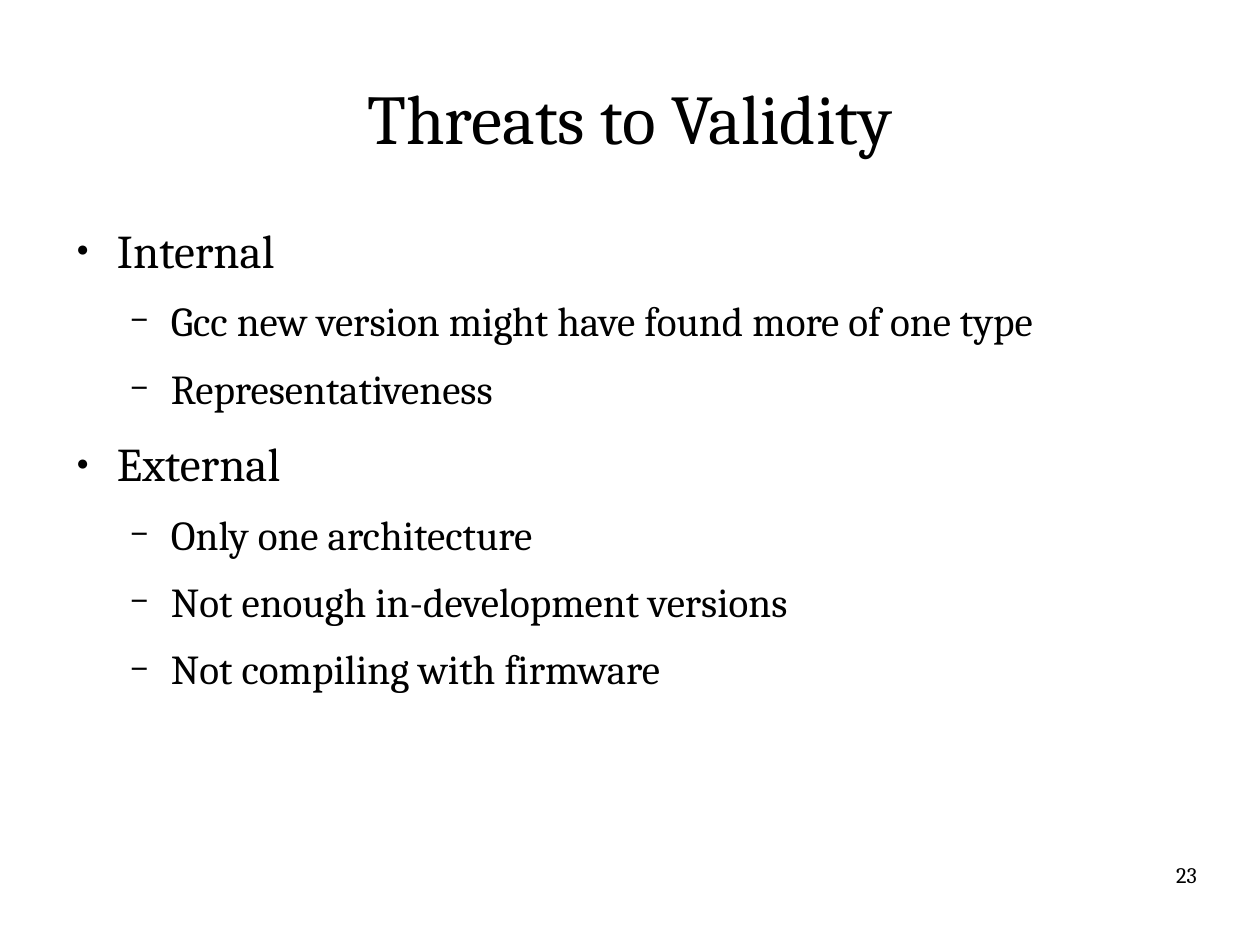
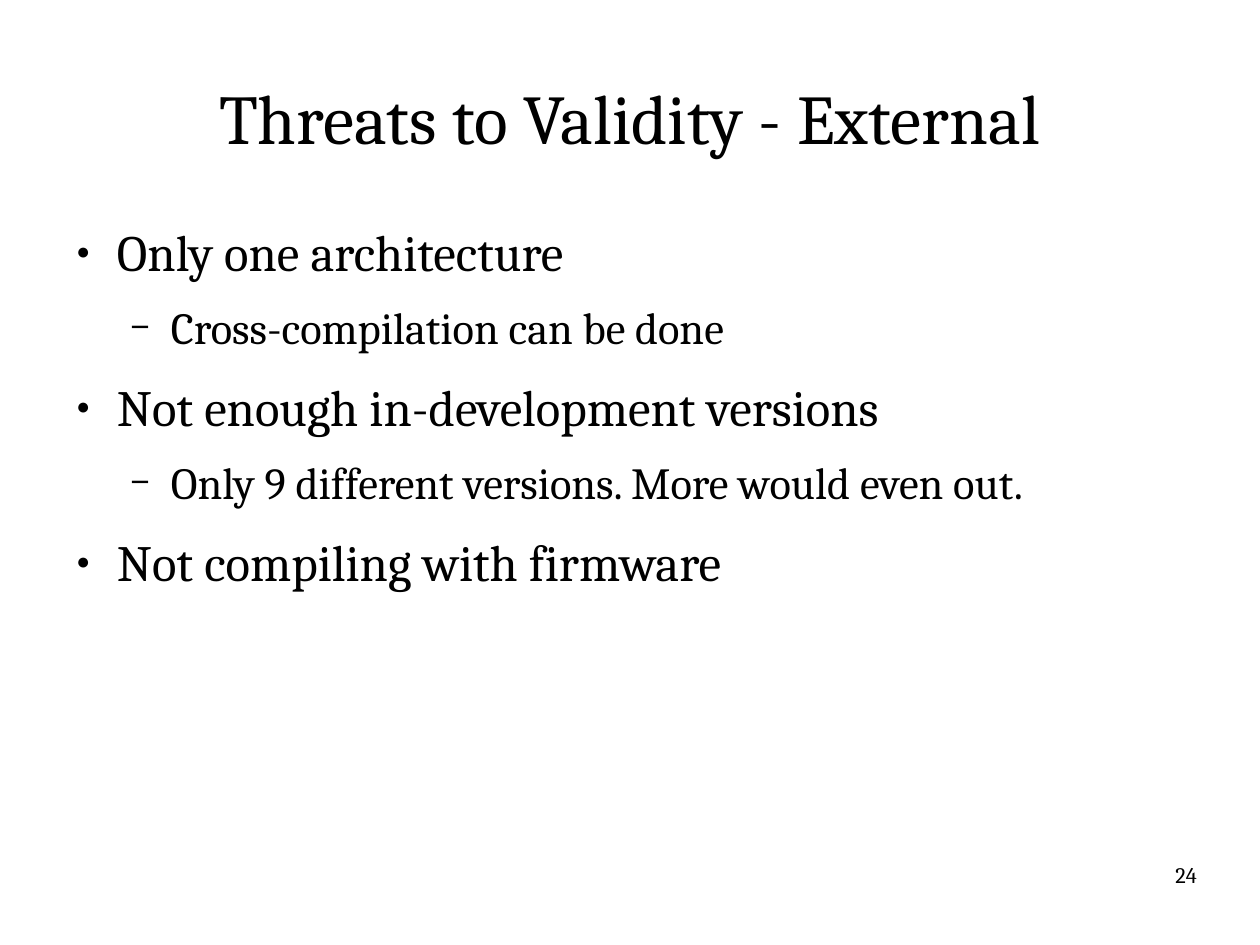
Before and after one commit to itu-square/quantify_linux_errors, a slide deck: slide 24 of notes/pres/pres.odp (slide 23 before the commit). Drawn at 1260x945 pixels with LibreOffice and Linux fonts; fonts in the diff are those of the drawing. Boxes give left, top, right and bottom in pixels: in the first picture for what was removed or moved away, otherwise in the second. Text is boxed around its words. In the diff, an @@ line names an element or a change of style, - is before the commit and + after.

```diff
--- a/notes/pres/pres.odp
+++ b/notes/pres/pres.odp
@@ title at box(219, 95, 1040, 159): text changed @@
-Threats to Validity
+Threats to Validity - External
@@ text at box(117, 235, 1033, 482): paragraphs removed @@
-● Internal
-  − Gcc new version might have found more of one type
-  − Representativeness
-● External
@@ text at box(117, 235, 879, 592): size 25.9 to 32 pt in "Only one architecture", "Not enough in-development versions", "Not compiling with firmware"; bullet − to ●; list level 2 to 1 in "Only one architecture"; list level 2 to 1 in "Not enough in-development versions"; list level 2 to 1 in "Not compiling with firmware" @@
@@ text at box(171, 313, 724, 354): paragraph added @@
+  − Cross-compilation can be done
@@ text at box(171, 467, 1023, 509): paragraph added @@
+  − Only 9 different versions. More would even out.
@@ page number at box(1175, 868, 1196, 883): text changed @@
-23
+24
```
Also in this commit, not shown: 14 other slides changed, 3 slides added, 1 slide removed, 1 other file.
